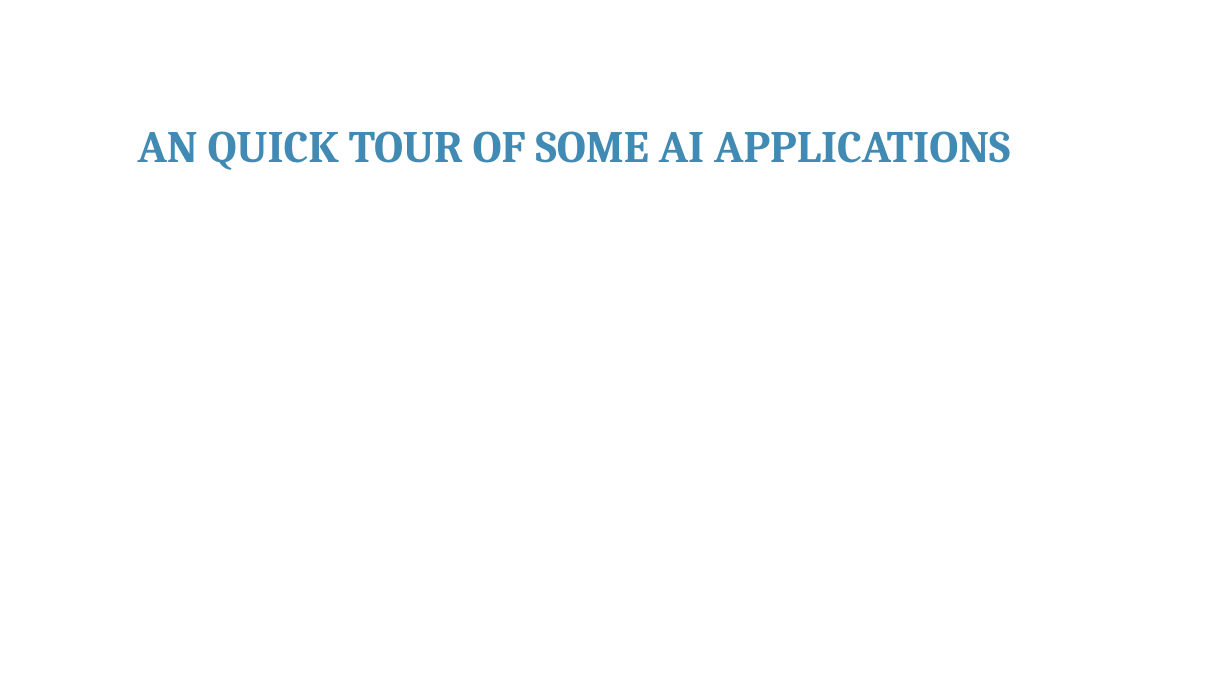
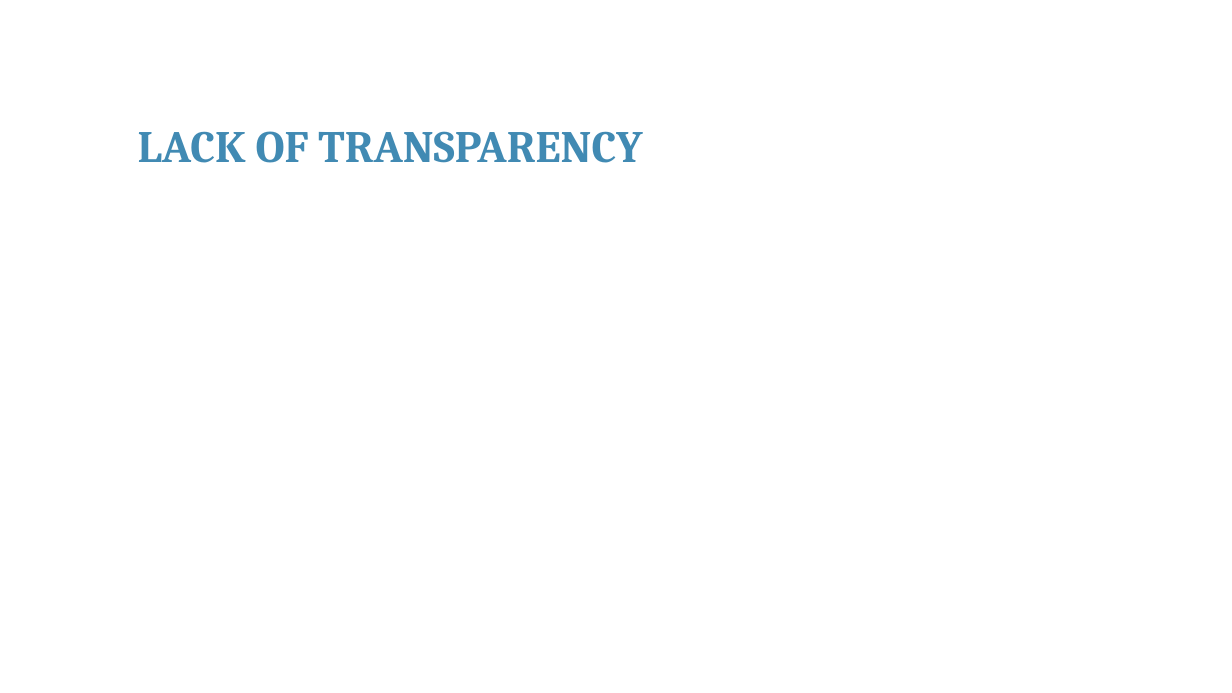
Before and after one commit to franckalbinet/itu-eaco-zanzibar-12-2018, a slide deck: slide 6 of presentations/session-6-ethics-of-ai.pptx (slide 8 before the commit). Drawn at 1232x693 pixels with LibreOffice and Linux fonts; fonts in the diff are those of the drawing; background and template pictures are left out. Boxes give left, top, right and bottom in pixels: in the first picture for what was removed or moved away, otherwise in the second. Text is boxed around its words. In the diff, an @@ line names an element or a change of style, - is before the commit and + after.

```diff
--- a/presentations/session-6-ethics-of-ai.pptx
+++ b/presentations/session-6-ethics-of-ai.pptx
@@ text at [138, 131, 642, 163]: text changed @@
-AN QUICK TOUR OF SOME AI APPLICATIONS
+LACK OF TRANSPARENCY
```
Also in this commit, not shown: 3 other slides changed, 13 slides added, 30 slides removed, 3 other files.
